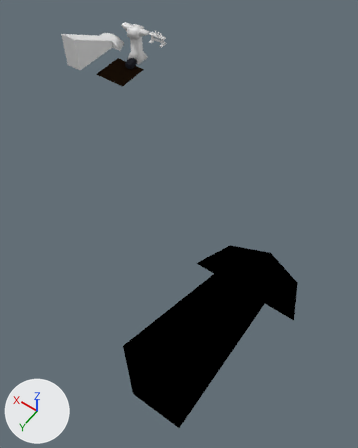
An edit to the Blender file Assets/Models/environment_fortress_tileset.blend, drawn before and after from the same camera.
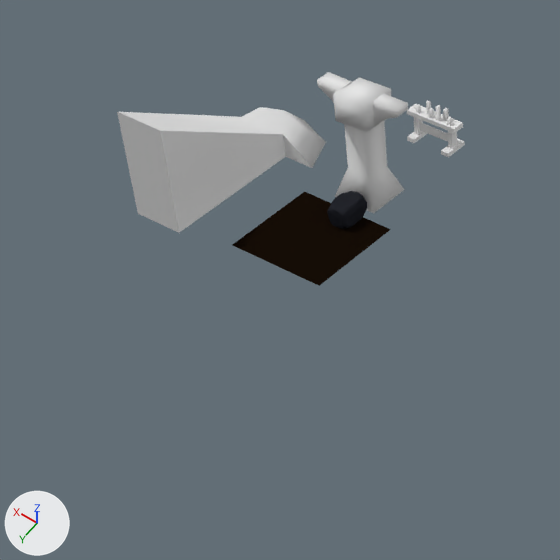
There are two pictures of each version: one whole from a camera (50 mm lens) standing at (-34.7, 44.0, 35.0) and looking at (-18.3, 21.1, -1.0), one close up on the part from 7% to 55% of the width and 0% to 38% of the height. Every picture has the same lights, and +X, +Y and +Z are marked at lower left. Objects named as collision shapes, trigger or cutter boxes, shadow casters or lower levels of detail are left out.

The first close-up shows 'Cube.015_Cube.014', 'Plane.022', 'fortress_prop_candles', 'fortress_prop_pillar', 'fortress_prop_staircase_a'.
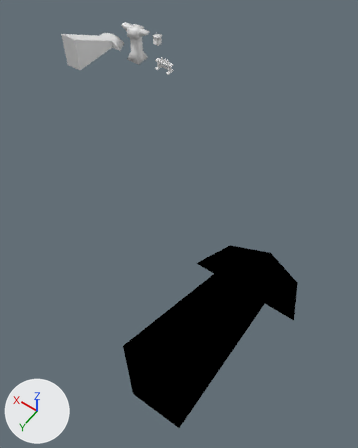
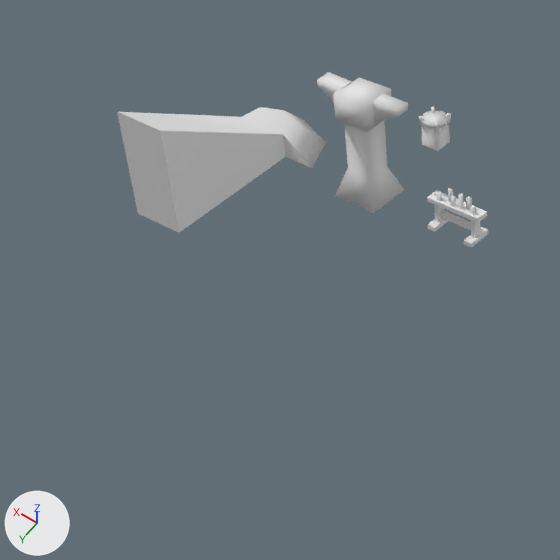
Location of each change, (x1, y1, x2, y2) in pixels of the close-ups (560 x 560 px):
'Plane.022', deleted: before (233, 191, 391, 286)
'fortress_prop_candles', moved: before (407, 100, 465, 157); after (427, 188, 488, 247)
'Cube.015_Cube.014', deleted: before (327, 191, 367, 229)
'fortress_prop_brazier', added: after (419, 106, 451, 151)

What changed in the scene script:
```text
Add mat_untitled_002:
    mat_untitled_002 = principled_material('Untitled.002')
    mat_untitled_002.base_color = (0.8, 0.8, 0.8)  # white #e7e7e7
Add me_cube_002:
    me_cube_002.from_pydata(...)  # 80 vertices, 54 faces; spans x -0.533..0.533, y -0.533..0.533, z -0.02..1.132
    me_cube_002.polygons.foreach_set('use_smooth', [True] * 54)
    me_cube_002.materials.append(mat_untitled_002)  # its picture is missing
Remove ob_cube_015_cube_014:
    ob_cube_015_cube_014 = bpy.data.objects.new('Cube.015_Cube.014', me_cube_015_cube_014)
    ob_cube_015_cube_014.location = (0.0, 0.0, 0.0)
    ob_cube_015_cube_014.rotation_euler = (1.571, 0.0, 0.0)  # degrees (90, 0, 0)
Remove ob_plane_022:
    ob_plane_022 = bpy.data.objects.new('Plane.022', me_plane_022)
    ob_plane_022.location = (0.0, 0.0, 0.0)
    ob_plane_022.rotation_euler = (1.571, 0.0, 0.0)  # degrees (90, 0, 0)
Change ob_fortress_prop_candles:
    ob_fortress_prop_candles.location: (0.0, 0.0, 0.0) -> (-4.0, 4.0, 0.0)
Add ob_fortress_prop_brazier:
    ob_fortress_prop_brazier = bpy.data.objects.new('fortress_prop_brazier', me_cube_002)
    ob_fortress_prop_brazier.location = (0.0, 0.0, 0.0)
```
